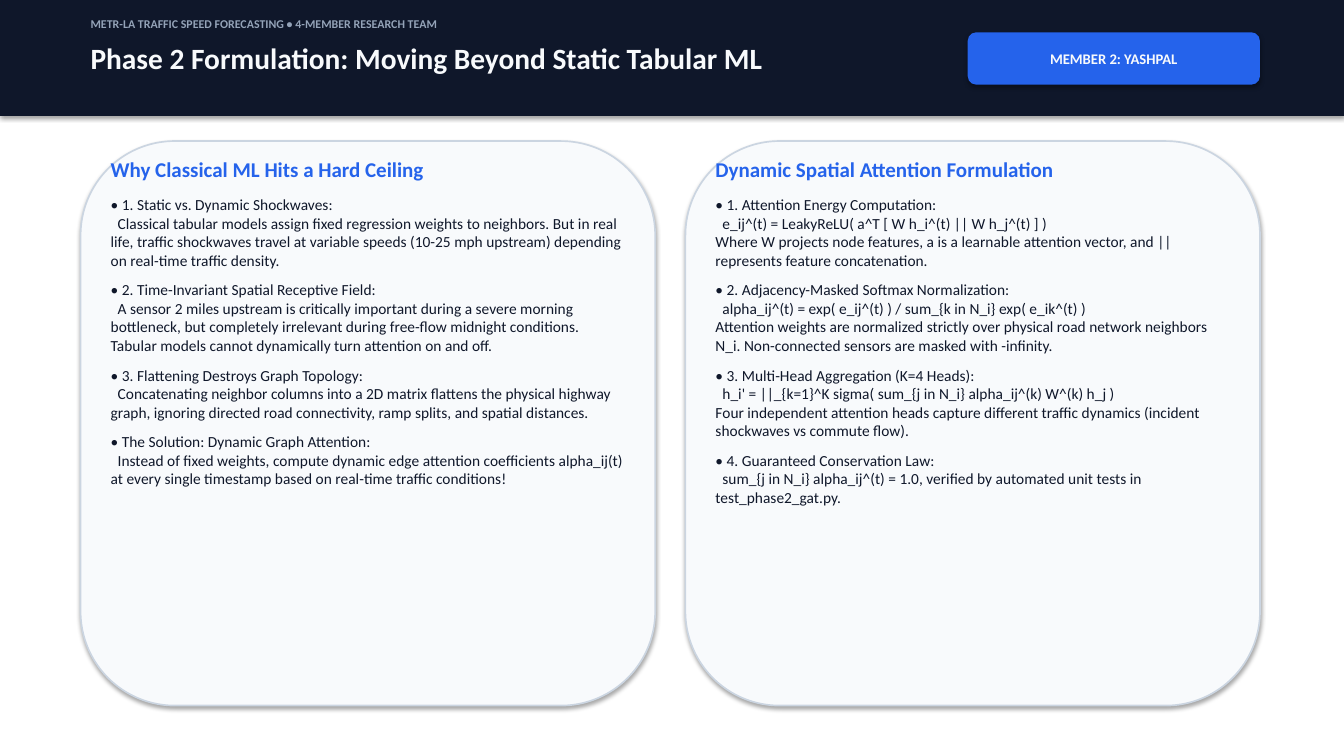
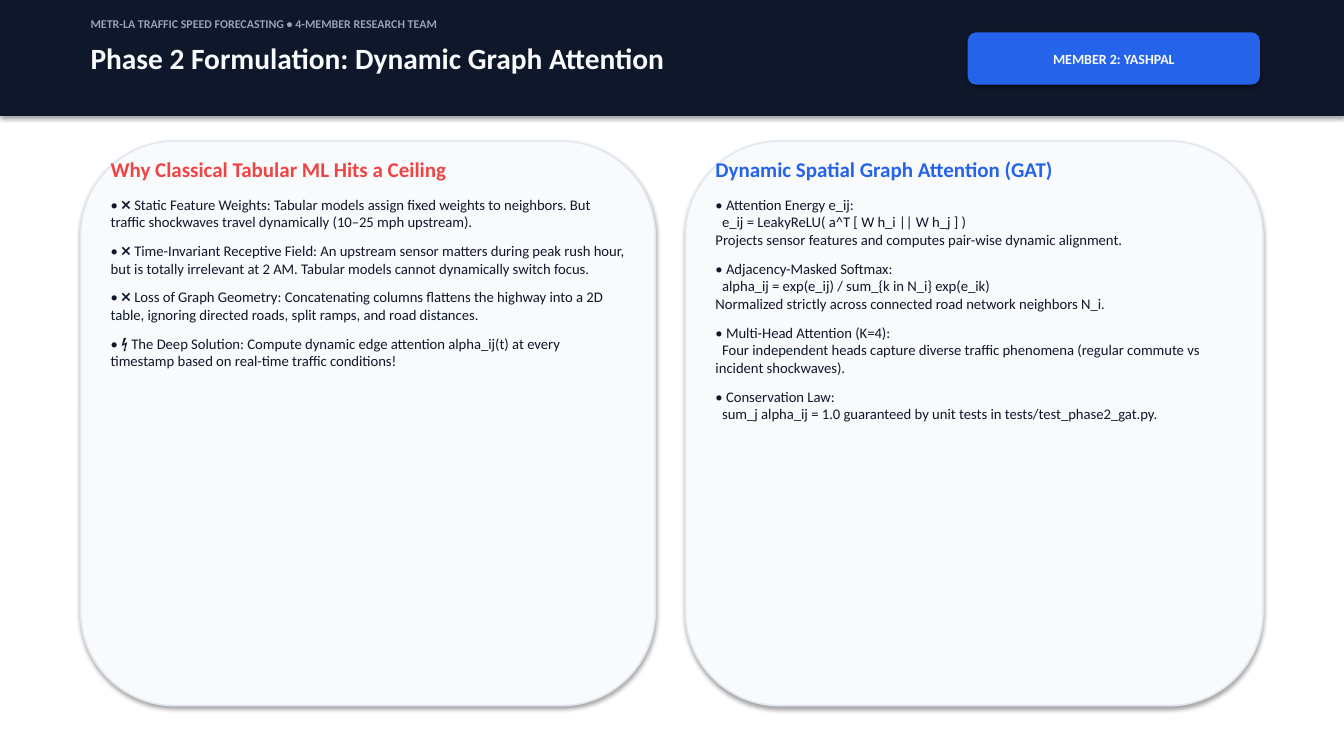
Before and after one commit to Ankit35027/AML_-PROJECT_PHASE-1, a slide deck: slide 4 of imp_DOCS/Phase2_ST_GAT_Presentation.pptx. Drawn at 1344x756 pixels with LibreOffice and Linux fonts; fonts in the diff are those of the drawing. Boxes give left, top, right and bottom in pixels: in the first picture for what was removed or moved away, otherwise in the second. Text is boxed around its words. In the diff, an @@ line names an element or a change of style, - is before the commit and + after.

Commit message:
[samriddhi-techy] style(presentation): streamline deck to punchy visual cards, remove long text walls, and update Hinglish script

```diff
--- a/imp_DOCS/Phase2_ST_GAT_Presentation.pptx
+++ b/imp_DOCS/Phase2_ST_GAT_Presentation.pptx
@@ text at (91,48,664,74): text changed @@
-Phase 2 Formulation: Moving Beyond Static Tabular ML
+Phase 2 Formulation: Dynamic Graph Attention
@@ rounded rectangle "MEMBER 2: YASHPAL" at (968,32,1260,85): size 10.5 to 10 pt @@
@@ rounded rectangle at (81,141,655,706): outline #CBD5E1 1.2 pt to #E2E8F0 1.2 pt @@
@@ rounded rectangle at (686,141,1263,706): outline #CBD5E1 1.2 pt to #E2E8F0 1.2 pt @@
@@ text at (111,162,625,369): text changed; size 11 to 10.5 pt @@
-Why Classical ML Hits a Hard Ceiling
-• 1. Static vs. Dynamic Shockwaves:
-Classical tabular models assign fixed regression weights to neighbors. But in real life, traffic shockwaves travel at variable speeds (10-25 mph upstream) depending on real-time traffic density.
-• 2. Time-Invariant Spatial Receptive Field:
-A sensor 2 miles upstream is critically important during a severe morning bottleneck, but completely irrelevant during free-flow midnight conditions. Tabular models cannot dynamically turn attention on and off.
-• 3. Flattening Destroys Graph Topology:
-Concatenating neighbor columns into a 2D matrix flattens the physical highway graph, ignoring directed road connectivity, ramp splits, and spatial distances.
-• The Solution: Dynamic Graph Attention:
-Instead of fixed weights, compute dynamic edge attention coefficients alpha_ij(t) at every single timestamp based on real-time traffic conditions!
+Why Classical Tabular ML Hits a Ceiling
+• ❌ Static Feature Weights: Tabular models assign fixed weights to neighbors. But traffic shockwaves travel dynamically (10–25 mph upstream).
+• ❌ Time-Invariant Receptive Field: An upstream sensor matters during peak rush hour, but is totally irrelevant at 2 AM. Tabular models cannot dynamically switch focus.
+• ❌ Loss of Graph Geometry: Concatenating columns flattens the highway into a 2D table, ignoring directed roads, split ramps, and road distances.
+• ⚡ The Deep Solution: Compute dynamic edge attention alpha_ij(t) at every timestamp based on real-time traffic conditions!
@@ text at (715,161,1199,422): text changed; size 11 to 10.5 pt @@
-Dynamic Spatial Attention Formulation
-• 1. Attention Energy Computation:
-e_ij^(t) = LeakyReLU( a^T [ W h_i^(t) || W h_j^(t) ] )
-Where W projects node features, a is a learnable attention vector, and || represents feature concatenation.
-• 2. Adjacency-Masked Softmax Normalization:
-alpha_ij^(t) = exp( e_ij^(t) ) / sum_{k in N_i} exp( e_ik^(t) )
-Attention weights are normalized strictly over physical road network neighbors N_i. Non-connected sensors are masked with -infinity.
-• 3. Multi-Head Aggregation (K=4 Heads):
-h_i' = ||_{k=1}^K sigma( sum_{j in N_i} alpha_ij^(k) W^(k) h_j )
-Four independent attention heads capture different traffic dynamics (incident shockwaves vs commute flow).
-• 4. Guaranteed Conservation Law:
-sum_{j in N_i} alpha_ij^(t) = 1.0, verified by automated unit tests in test_phase2_gat.py.
+Dynamic Spatial Graph Attention (GAT)
+• Attention Energy e_ij:
+e_ij = LeakyReLU( a^T [ W h_i || W h_j ] )
+Projects sensor features and computes pair-wise dynamic alignment.
+• Adjacency-Masked Softmax:
+alpha_ij = exp(e_ij) / sum_{k in N_i} exp(e_ik)
+Normalized strictly across connected road network neighbors N_i.
+• Multi-Head Attention (K=4):
+Four independent heads capture diverse traffic phenomena (regular commute vs incident shockwaves).
+• Conservation Law:
+sum_j alpha_ij = 1.0 guaranteed by unit tests in tests/test_phase2_gat.py.
```
Also in this commit, not shown: 8 other slides changed, 2 other files.
